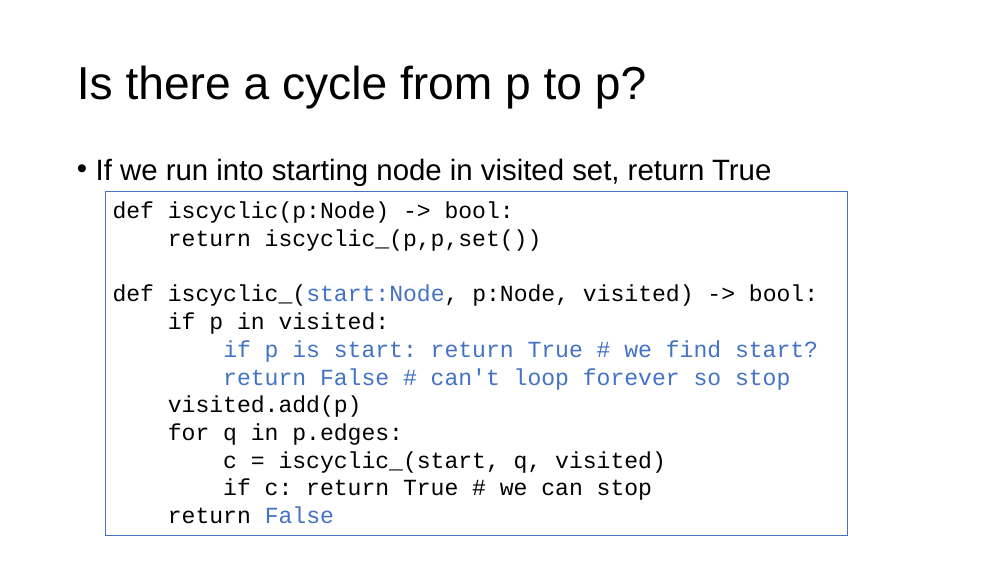
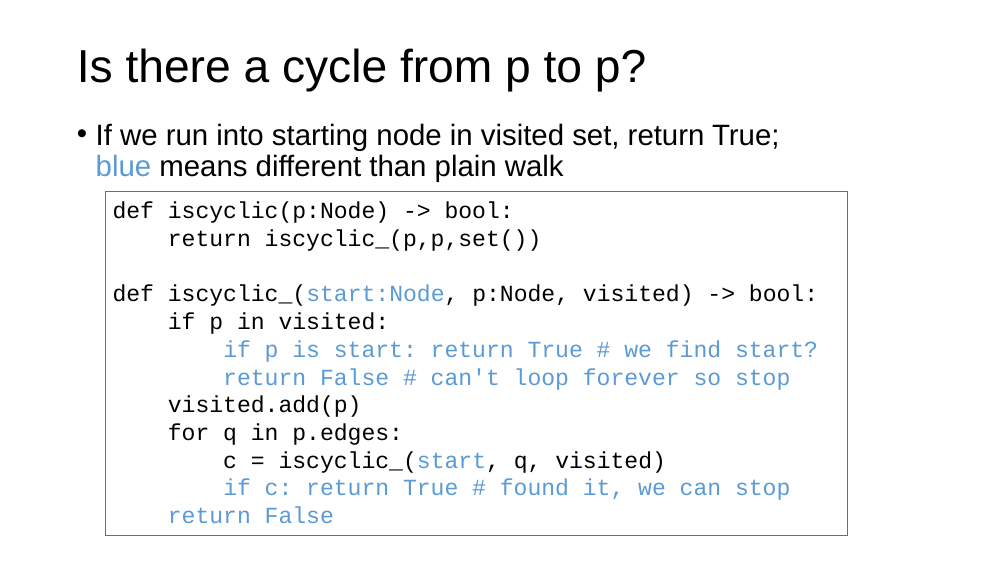
Before and after one commit to parrt/msds689, a slide deck: slide 11 of notes/graphs.pptx (slide 10 before the commit). Drawn at 1008x567 pixels with LibreOffice and Linux fonts; fonts in the diff are those of the drawing; background and template pictures are left out. Boxes give left, top, right and bottom in pixels: in the first picture for what was removed or moved away, otherwise in the second. Text is boxed around its words. In the diff, an @@ line names an element or a change of style, - is before the commit and + after.

```diff
--- a/notes/graphs.pptx
+++ b/notes/graphs.pptx
@@ title "Is there a cycle from ...": place and size @@
-title "Is there a cycle from ..." at (77, 65, 646, 109)
+title "Is there a cycle from ..." at (77, 48, 646, 92)
@@ text at (96, 123, 779, 182): text changed @@
-• If we run into starting node in visited set, return True
+• If we run into starting node in visited set, return True;
+  blue means different than plain walk
@@ text in rectangle at (113, 285, 818, 523): text colour #4472C4 to #5B9BD5 in "iscyclic_(start:Node,", "if p is start: return True # ...", "return False # can't loop forever so ...", "False"; text colour #000000 to #5B9BD5 in "iscyclic_(start,", "return" @@
@@ text in rectangle at (223, 479, 790, 500): text changed; text colour #000000 to #5B9BD5 @@
-if c: return True # we can stop
+if c: return True # found it, we can stop
```
Also in this commit, not shown: 1 other slide changed, 2 slides added, 2 other files.
